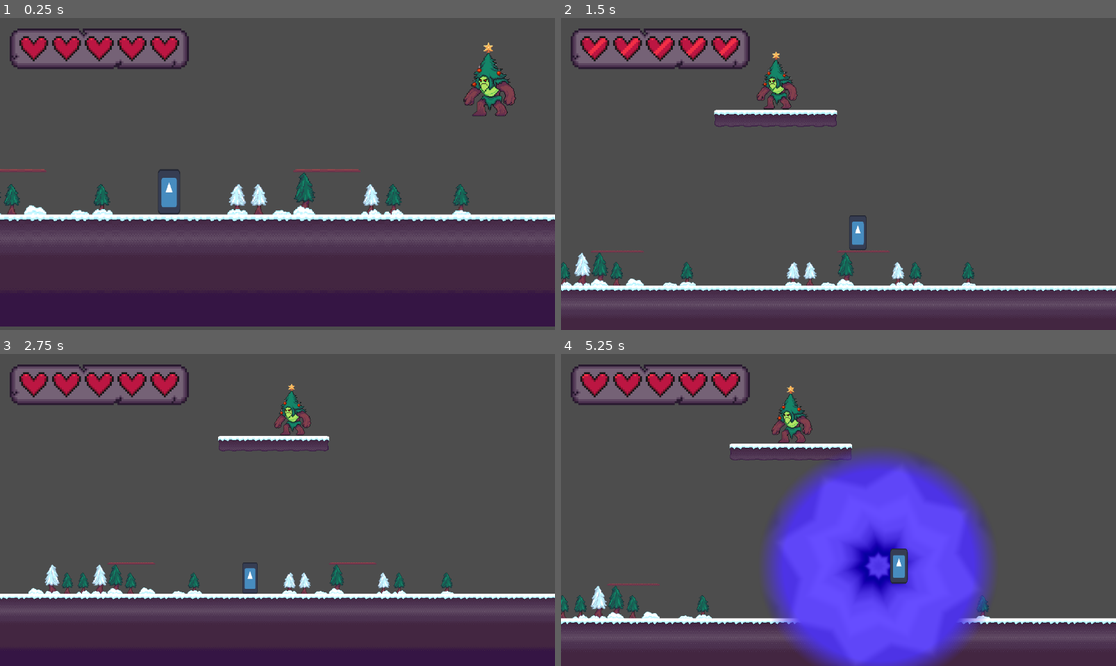
Above: before the commit, frames 1-4 (two rows, left to right).
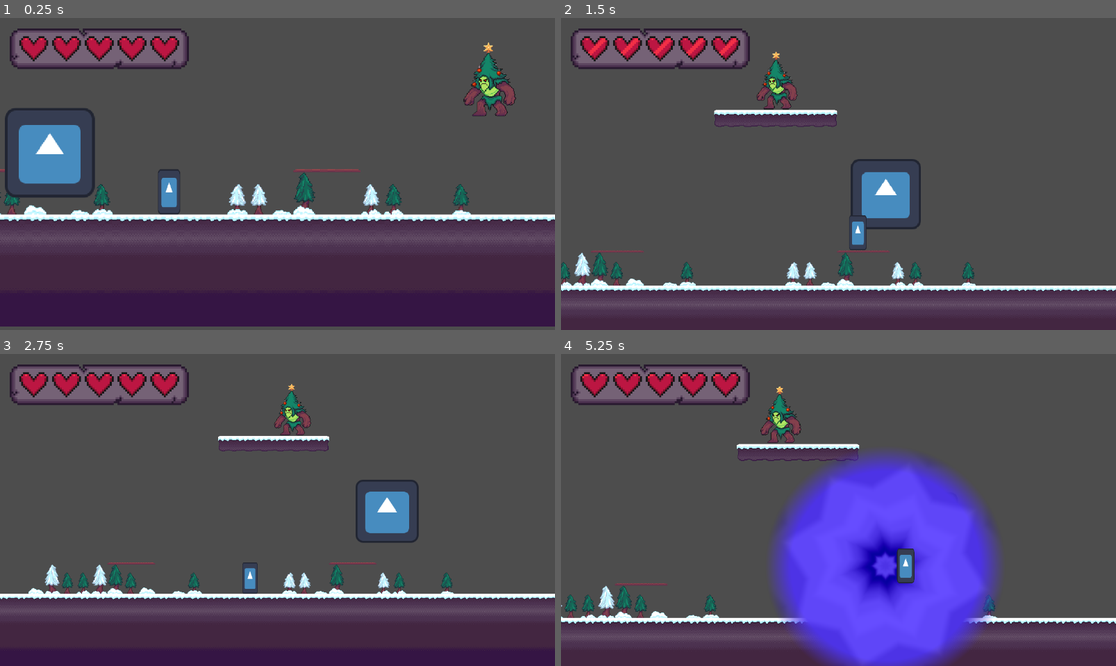
Above: after the commit, the same moments.

Repository: willsattanuparp/wild-jam-76-game
Game: Godot game, scene res://Assets/Scenes/Levels/tree_level.tscn
Same seed, same stepped clock (60 frames per second), same inputs: the game is played once before the commit and once after it. The engine's default icon, where the game draws it, is replaced by a stand-in: a white triangle on a blue panel in a dark square.
Inputs (mouse positions are in pixels of both pictures, inside the frame that each line leads up to):
- Up to frame 1 (0.25 s): no input
- Up to frame 2 (1.5 s): move the mouse to (960, 158) at 0.52 s; hold D (Right) 0.53-1.25 s; tap E (Special) at 0.6 s; click (960, 158) at 0.67 s; tap Space (Jump) at 0.77 s; drag from (727, 189) to (755, 270) at 1.27 s
- Up to frame 3 (2.75 s): move the mouse to (333, 441) at 2.02 s; hold A (Left) from 2.03 s (still down); tap E (Special) at 2.1 s
- Up to frame 4 (5.25 s): release A (Left) at 2.75 s; drag from (810, 572) to (672, 463) at 2.77 s; move the mouse to (1005, 556) at 3.52 s; hold D (Right) 3.53-4.25 s; tap E (Special) at 3.6, 5.1 s; tap Space (Jump) at 3.77 s; drag from (672, 463) to (755, 432) at 4.27 s; move the mouse to (866, 510) at 5.02 s; hold D (Right) from 5.03 s (still down); click (866, 510) at 5.17 s

The runs differ from the first frame. In frame 1, 2.7% of the frame differs, in the area x 0-18%, y 28-58%; in frame 2, 1.6%; in frame 3, 1.3%; in frame 4, 9.5%, in the area x 0-100%, y 10-100%.

Commit message:
fixed freezing/unfreezing on bouncing objects

Diff:
--- a/platformer-test/Assets/Scenes/Levels/tree_level.tscn
+++ b/platformer-test/Assets/Scenes/Levels/tree_level.tscn
@@ -6,6 +6,7 @@
 [ext_resource type="Script" path="res://addons/ProCam2D/scripts/pcam_target.gd" id="3_rkrim"]
 [ext_resource type="PackedScene" uid="uid://ekcws2r73mra" path="res://Assets/Scenes/Levels/LevelObjects/landing_point.tscn" id="3_umjnq"]
 [ext_resource type="Script" path="res://addons/ProCam2D/scripts/procam2d.gd" id="4_dgr4m"]
+[ext_resource type="PackedScene" uid="uid://bhid0pwovjr01" path="res://Assets/Scenes/projectile.tscn" id="4_hn7x0"]
 [ext_resource type="Script" path="res://addons/ProCam2D/scripts/core/nds/a.gd" id="5_5i5lx"]
 [ext_resource type="Script" path="res://addons/ProCam2D/scripts/core/addns/pcam_shake.gd" id="6_hf1du"]
 [ext_resource type="PackedScene" uid="uid://b1byvhom0yvmm" path="res://Assets/Scenes/UI/level_ui.tscn" id="7_yh47m"]
@@ -256,6 +257,12 @@
 
 [node name="Projectiles" type="Node2D" parent="."]
 
+[node name="Projectile" parent="Projectiles" instance=ExtResource("4_hn7x0")]
+position = Vector2(199, 358)
+affected_by_gravity = true
+bounces_off_floor = true
+affected_by_hard_floor = true
+
 [node name="SpecialHolder" type="Node2D" parent="."]
 
 [node name="EnemyTree" parent="." node_paths=PackedStringArray("player", "current_landing", "jump_locations_holder") instance=ExtResource("3_8la7n")]
--- a/platformer-test/Assets/Scenes/projectile.tscn
+++ b/platformer-test/Assets/Scenes/projectile.tscn
@@ -6,9 +6,11 @@
 [sub_resource type="CircleShape2D" id="CircleShape2D_36tpw"]
 radius = 64.0
 
-[node name="Projectile" type="Area2D" node_paths=PackedStringArray("collision_ray") groups=["Freezable"]]
+[node name="Projectile" type="Area2D" node_paths=PackedStringArray("collision_shape", "collision_ray") groups=["Freezable"]]
 collision_layer = 8
+collision_mask = 0
 script = ExtResource("1_tcgen")
+collision_shape = NodePath("CollisionShape2D")
 collision_ray = NodePath("CollisionRay")
 
 [node name="Sprite2D" type="Sprite2D" parent="."]
--- a/platformer-test/Scripts/enemy.gd
+++ b/platformer-test/Scripts/enemy.gd
@@ -27,6 +27,9 @@
 const ACCELERATION = 20
 const FRICTION = 20
 const MAX_SPEED = 200
+
+func _ready() -> void:
+	pacing_boundry = current_landing.get_boundries()
 
 func _process(delta: float) -> void:
 	attack_state_matcher(delta)
@@ -106,10 +109,10 @@
 func movement_state_pacing(delta):
 	if randf() < 0.01:
 		direction.x *= -1
-
-	if local_position <= pacing_boundry.x:
+	#TODO: Change to global position
+	if global_position.x <= pacing_boundry.x:
 		direction.x = 1
-	elif local_position >= pacing_boundry.y:
+	elif global_position.x >= pacing_boundry.y:
 		direction.x = -1
 	elif direction.x == 0:
 		direction.x = 1
--- a/platformer-test/Scripts/landing_point.gd
+++ b/platformer-test/Scripts/landing_point.gd
@@ -6,7 +6,7 @@
 @export var time_to_jump_here_from_id : Dictionary
 
 func get_boundries():
-	return Vector2(left_bound.position.x,right_bound.position.x)
+	return Vector2(left_bound.global_position.x,right_bound.global_position.x)
 
 func get_time_to_location(loc : int):
 	return time_to_jump_here_from_id[loc]
--- a/platformer-test/Scripts/projectile.gd
+++ b/platformer-test/Scripts/projectile.gd
@@ -1,10 +1,13 @@
 class_name Projectile extends Area2D
 
 
-const GRAVITY = 5
+const INITIAL_GRAVITY = 5.0
+var current_gravity = INITIAL_GRAVITY
 
 @export var initial_speed = 600
 @export var velocity = Vector2.RIGHT
+@export var collision_shape: CollisionShape2D
+
 @export var affected_by_gravity: bool = false
 @export var bounces_off_floor: bool = false
 @export var affected_by_hard_floor: bool = false
@@ -15,33 +18,46 @@
 
 #explosion logic
 @export var explodes_on_floor: bool = false
+#TODO explode from timer
 @export var explode_from_timer: bool = false
+var explosion_timer = 4.0
+
 @export var number_of_projectiles_in_explosion: int = 6
 @export var projectile_scene :PackedScene
 
 #bounce logic
 @export var collision_ray: RayCast2D
-@export var raycast_length: float = 15
+var recalculate_ray_counter = 0
+var recalculate_ray_frames = 6
+@onready var raycast_length: float = collision_shape.shape.radius * 1.5
 
 var freezing = false
-var freeze_rate = 5
-
+var frozen = false
+var unfreezing = false
+var freeze_rate = 500.0
+var unfreeze_rate = 500.0
+var frozen_timer = 4.0
+var gravity_freeze_rate = 0.0
 
 func _ready() -> void:
 	calculate_ray()
 	if affected_by_hard_floor:
-		pass
+		set_collision_mask_value(2,true)
+		collision_ray.set_collision_mask_value(2,true)
 	if affected_by_soft_floor:
-		pass
+		set_collision_mask_value(3,true)
+		collision_ray.set_collision_mask_value(3,true)
+	if affected_by_gravity:
+		gravity_freeze_rate = INITIAL_GRAVITY / (speed / freeze_rate)
 
 func freeze():
 	freezing = true
-	#print("freezing")
+	print("freezing")
 	#set_collision_mask_value(1,false)
 
 func unfreeze():
-	freezing = false
-	speed = initial_speed
+	frozen = false
+	unfreezing = true
 
 func _on_body_entered(body: Node2D) -> void:
 	projectile_body_entered(body)
@@ -50,17 +66,55 @@
 		projectile_explode()
 
 func _process(delta: float) -> void:
-	if freezing and speed > 0:
-		speed -= freeze_rate
-	elif speed < 0:
-		speed = 0
+	#freezing logic
+	if freezing:
+		if speed > 0:
+			speed -= freeze_rate * delta
+			current_gravity -= gravity_freeze_rate * delta
+		if speed < 0:
+			speed = 0
+			current_gravity = 0
+		if speed == 0:
+			freezing = false
+			frozen = true
+			print("frozen")
+	if frozen:
+		if frozen_timer > 0:
+			frozen_timer -= delta
+		elif frozen_timer <= 0:
+			unfreeze()
+	if unfreezing:
+		if speed < initial_speed:
+			speed += unfreeze_rate * delta
+			current_gravity += gravity_freeze_rate * delta
+		if speed > initial_speed:
+			speed = initial_speed
+			current_gravity = INITIAL_GRAVITY
+		if speed == initial_speed:
+			unfreezing = false
+	#explosion based on timer
+	if explode_from_timer:
+		if explosion_timer > 0:
+			explosion_timer -= delta
+		elif explosion_timer <= 0:
+			if projectile_scene != null:
+				star_explosion(number_of_projectiles_in_explosion)
+			else:
+				printerr("projectile not found")
+			queue_free()
+	#print("grav:" + str(current_gravity))
+	#print("speed:" + str(speed))
 	if is_moving:
 		projectile_move(delta)
 
 func projectile_move(delta: float):
 	position += velocity.normalized() * speed * delta
 	if affected_by_gravity:
-		velocity.y += GRAVITY * delta
+		velocity.y += current_gravity * delta
+	#print(velocity)
+	if !frozen and recalculate_ray_counter % recalculate_ray_frames == 0:
+		calculate_ray()
+	recalculate_ray_counter += 1
 
 func projectile_explode():
 	print("explode projectile then queue free")
@@ -74,9 +128,10 @@
 		else:
 			printerr("projectile not found")
 		queue_free()
-		print("hit floor")
 	#bounces off floor
+	print(collision_ray.is_colliding())
 	if bounces_off_floor and collision_ray.is_colliding() and collision_ray.get_collider().is_in_group("Floor"):
+		print("collide")
 		var collision_normal = collision_ray.get_collision_normal()
 		velocity = velocity.bounce(collision_normal)
 		calculate_ray()
Not shown: 1 places in platformer-test/Assets/Scenes/Levels/tree_level.tscn that only renumber resources
